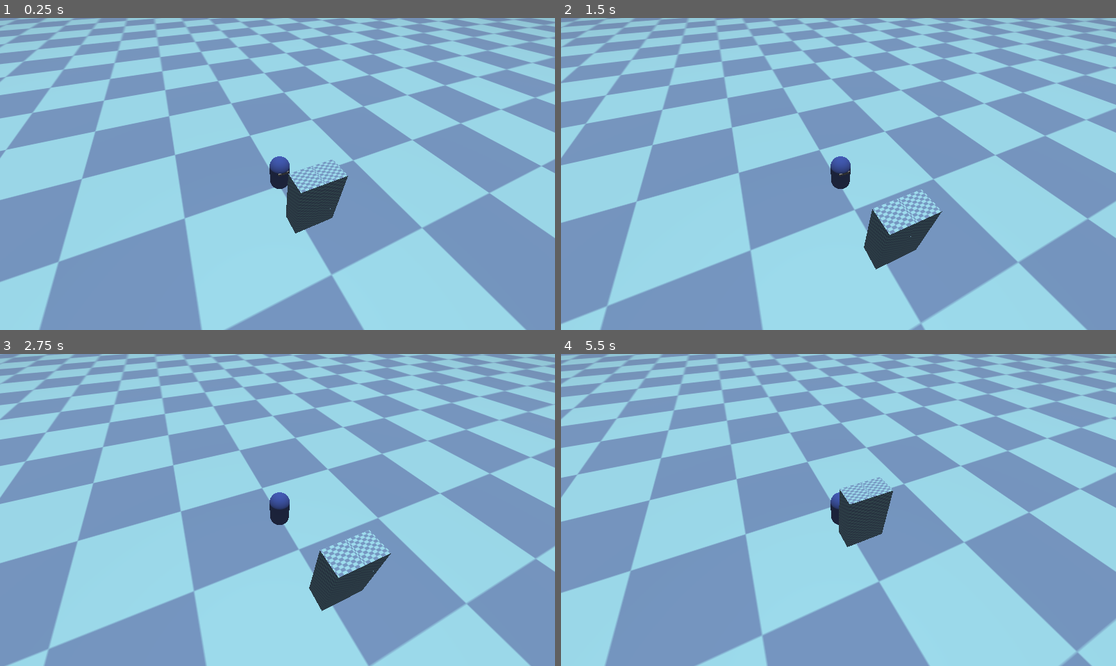
Above: before the commit, frames 1-4 (two rows, left to right).
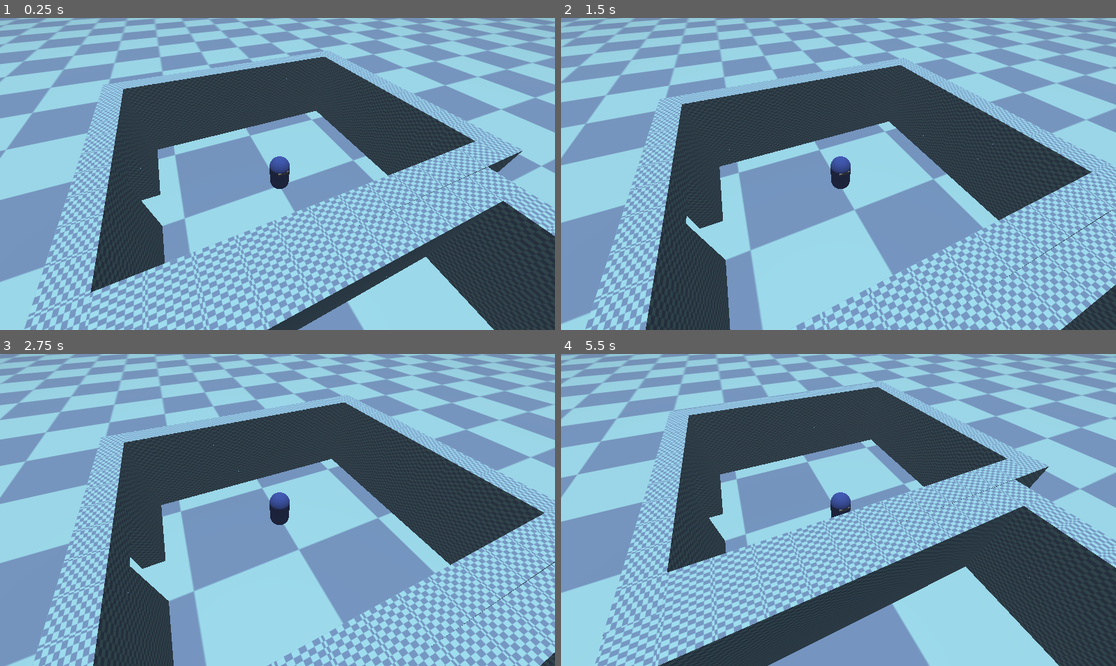
Above: after the commit, the same moments.

Repository: vitorreao/crypt_raider
Game: Godot game, scene res://levels/controller_test.tscn
The game is run twice, just before and just after one commit, with the same random seed, the same clock (stepped at 60 frames per second) and the same inputs.
Inputs:
- Up to frame 1 (0.25 s): no input
- Up to frame 2 (1.5 s): tap Enter at 0.5 s; hold W (move_forwards) 0.53-1.28 s; tap A (look_left) at 0.6 s; hold S (move_backwards) from 1.28 s (still down); tap D (look_right) at 1.35 s
- Up to frame 3 (2.75 s): release S (move_backwards) at 2.03 s; hold W (move_forwards) from 2.03 s (still down); tap A (look_left) at 2.1 s
- Up to frame 4 (5.5 s): tap D (look_right) at 2.85, 4.35 s; release W (move_forwards) at 3.53 s; hold S (move_backwards) from 3.53 s (still down); tap A (look_left) at 3.6, 5.1 s

The runs differ from the first frame. In frame 1, 41% of the frame differs, in the area x 4-100%, y 10-100%; in frame 2, 37%; in frame 3, 35%; in frame 4, 42%, in the area x 6-100%, y 8-100%.

Commit message:
Created rooms from the boxes

Diff:
--- a/levels/controller_test.tscn
+++ b/levels/controller_test.tscn
@@ -3,7 +3,7 @@
 [ext_resource type="Texture2D" uid="uid://bhmeocu52jcmy" path="res://levels/test_ground_texture.png" id="1_swwbl"]
 [ext_resource type="PackedScene" uid="uid://dgdfsjb8uv61v" path="res://controller/player.tscn" id="2_kmocb"]
 [ext_resource type="PackedScene" uid="uid://niux5yodwx27" path="res://enemy/enemy.tscn" id="3_cuek1"]
-[ext_resource type="PackedScene" uid="uid://wcr1vkivbmk" path="res://props/test/box.tscn" id="4_actj2"]
+[ext_resource type="PackedScene" uid="uid://c5egqrrj6a5mk" path="res://props/test/room.tscn" id="5_ngfjf"]
 [ext_resource type="Script" path="res://controller/camera.gd" id="5_w4vcb"]
 
 [sub_resource type="StandardMaterial3D" id="StandardMaterial3D_5hxbr"]
@@ -49,24 +49,11 @@
 transform = Transform3D(-0.859522, 0, -0.511098, 0, 1, 0, 0.511098, 0, -0.859522, 0, 0, -12.4089)
 player = NodePath("../Player")
 
-[node name="Box" parent="." instance=ExtResource("4_actj2")]
-transform = Transform3D(1, 0, 0, 0, 1, 0, 0, 0, 1, 0, 0, -2.36069)
-
-[node name="Box4" parent="." instance=ExtResource("4_actj2")]
-transform = Transform3D(1, 0, 0, 0, 1, 0, 0, 0, 1, -1, 0, -2.361)
-
-[node name="Box5" parent="." instance=ExtResource("4_actj2")]
-transform = Transform3D(1, 0, 0, 0, 1, 0, 0, 0, 1, -1, 1, -2.361)
-
-[node name="Box6" parent="." instance=ExtResource("4_actj2")]
-transform = Transform3D(1, 0, 0, 0, 1, 0, 0, 0, 1, -1, 2, -2.361)
-
-[node name="Box2" parent="." instance=ExtResource("4_actj2")]
-transform = Transform3D(1, 0, 0, 0, 1, 0, 0, 0, 1, 0, 1, -2.361)
-
-[node name="Box3" parent="." instance=ExtResource("4_actj2")]
-transform = Transform3D(1, 0, 0, 0, 1, 0, 0, 0, 1, 0, 2, -2.361)
-
 [node name="Camera3D" type="Camera3D" parent="." node_paths=PackedStringArray("target")]
 script = ExtResource("5_w4vcb")
 target = NodePath("../Player")
+
+[node name="Room" parent="." instance=ExtResource("5_ngfjf")]
+
+[node name="Room2" parent="." instance=ExtResource("5_ngfjf")]
+transform = Transform3D(0.00246091, 0, 0.999997, 0, 1, 0, -0.999997, 0, 0.00246091, 0, 0, -12)
--- /dev/null
+++ b/props/test/portal.tscn
@@ -0,0 +1,35 @@
+[gd_scene load_steps=2 format=3 uid="uid://bfkxulfoca0bx"]
+
+[ext_resource type="PackedScene" uid="uid://wcr1vkivbmk" path="res://props/test/box.tscn" id="1_ous5m"]
+
+[node name="Portal" type="Node3D"]
+
+[node name="Box2" parent="." instance=ExtResource("1_ous5m")]
+transform = Transform3D(1, 0, 0, 0, 1, 0, 0, 0, 1, -1.5, 0, 0)
+
+[node name="Box6" parent="." instance=ExtResource("1_ous5m")]
+transform = Transform3D(1, 0, 0, 0, 1, 0, 0, 0, 1, -1.5, 1, 0)
+
+[node name="Box10" parent="." instance=ExtResource("1_ous5m")]
+transform = Transform3D(1, 0, 0, 0, 1, 0, 0, 0, 1, 1.5, 0, 0)
+
+[node name="Box11" parent="." instance=ExtResource("1_ous5m")]
+transform = Transform3D(1, 0, 0, 0, 1, 0, 0, 0, 1, 1.5, 1, 0)
+
+[node name="Box12" parent="." instance=ExtResource("1_ous5m")]
+transform = Transform3D(1, 0, 0, 0, 1, 0, 0, 0, 1, 1.5, 2, 0)
+
+[node name="Box9" parent="." instance=ExtResource("1_ous5m")]
+transform = Transform3D(1, 0, 0, 0, 1, 0, 0, 0, 1, -1.5, 2, 0)
+
+[node name="Box13" parent="." instance=ExtResource("1_ous5m")]
+transform = Transform3D(1, 0, 0, 0, 1, 0, 0, 0, 1, -0.5, 3, 0)
+
+[node name="Box14" parent="." instance=ExtResource("1_ous5m")]
+transform = Transform3D(1, 0, 0, 0, 1, 0, 0, 0, 1, 0.5, 3, 0)
+
+[node name="Box15" parent="." instance=ExtResource("1_ous5m")]
+transform = Transform3D(1, 0, 0, 0, 1, 0, 0, 0, 1, 1.5, 3, 0)
+
+[node name="Box16" parent="." instance=ExtResource("1_ous5m")]
+transform = Transform3D(1, 0, 0, 0, 1, 0, 0, 0, 1, -1.5, 3, 0)
--- /dev/null
+++ b/props/test/room.tscn
@@ -0,0 +1,42 @@
+[gd_scene load_steps=3 format=3 uid="uid://c5egqrrj6a5mk"]
+
+[ext_resource type="PackedScene" uid="uid://0q54kdhxqvtr" path="res://props/test/wall.tscn" id="1_xknpr"]
+[ext_resource type="PackedScene" uid="uid://bfkxulfoca0bx" path="res://props/test/portal.tscn" id="2_ls0qh"]
+
+[node name="Room" type="Node3D"]
+
+[node name="Wall" parent="." instance=ExtResource("1_xknpr")]
+transform = Transform3D(1, 0, 0, 0, 1, 0, 0, 0, 1, 0, 0, -4.49895)
+
+[node name="Wall3" parent="." instance=ExtResource("1_xknpr")]
+transform = Transform3D(1, 0, 0, 0, 1, 0, 0, 0, 1, -4, 0, -4.499)
+
+[node name="Wall2" parent="." instance=ExtResource("1_xknpr")]
+transform = Transform3D(1, 0, 0, 0, 1, 0, 0, 0, 1, 4, 0, -4.499)
+
+[node name="Wall6" parent="." instance=ExtResource("1_xknpr")]
+transform = Transform3D(1, 0, 0, 0, 1, 0, 0, 0, 1, 0, 0, 6.5)
+
+[node name="Wall7" parent="." instance=ExtResource("1_xknpr")]
+transform = Transform3D(1, 0, 0, 0, 1, 0, 0, 0, 1, -4, 0, 6.5)
+
+[node name="Wall8" parent="." instance=ExtResource("1_xknpr")]
+transform = Transform3D(1, 0, 0, 0, 1, 0, 0, 0, 1, 4, 0, 6.5)
+
+[node name="Wall4" parent="." instance=ExtResource("1_xknpr")]
+transform = Transform3D(-4.37114e-08, 0, -1, 0, 1, 0, 1, 0, -4.37114e-08, 6.5, 0, -3)
+
+[node name="Wall5" parent="." instance=ExtResource("1_xknpr")]
+transform = Transform3D(-4.37114e-08, 0, -1, 0, 1, 0, 1, 0, -4.37114e-08, 6.5, 0, 5)
+
+[node name="Wall9" parent="." instance=ExtResource("1_xknpr")]
+transform = Transform3D(-4.37114e-08, 0, -1, 0, 1, 0, 1, 0, -4.37114e-08, -6.5, 0, -3)
+
+[node name="Wall10" parent="." instance=ExtResource("1_xknpr")]
+transform = Transform3D(-4.37114e-08, 0, -1, 0, 1, 0, 1, 0, -4.37114e-08, -6.5, 0, 5)
+
+[node name="Wall11" parent="." instance=ExtResource("1_xknpr")]
+transform = Transform3D(-4.37114e-08, 0, -1, 0, 1, 0, 1, 0, -4.37114e-08, -6.5, 0, 1)
+
+[node name="Portal" parent="." instance=ExtResource("2_ls0qh")]
+transform = Transform3D(-4.37114e-08, 0, -1, 0, 1, 0, 1, 0, -4.37114e-08, 6.5, 0, 1)
--- /dev/null
+++ b/props/test/wall.tscn
@@ -0,0 +1,53 @@
+[gd_scene load_steps=2 format=3 uid="uid://0q54kdhxqvtr"]
+
+[ext_resource type="PackedScene" uid="uid://wcr1vkivbmk" path="res://props/test/box.tscn" id="1_ffnk0"]
+
+[node name="Wall" type="Node3D"]
+
+[node name="Box" parent="." instance=ExtResource("1_ffnk0")]
+transform = Transform3D(1, 0, 0, 0, 1, 0, 0, 0, 1, -0.5, 0, 0)
+
+[node name="Box3" parent="." instance=ExtResource("1_ffnk0")]
+transform = Transform3D(1, 0, 0, 0, 1, 0, 0, 0, 1, 0.5, 0, 0)
+
+[node name="Box2" parent="." instance=ExtResource("1_ffnk0")]
+transform = Transform3D(1, 0, 0, 0, 1, 0, 0, 0, 1, -1.5, 0, 0)
+
+[node name="Box4" parent="." instance=ExtResource("1_ffnk0")]
+transform = Transform3D(1, 0, 0, 0, 1, 0, 0, 0, 1, -0.5, 1, 0)
+
+[node name="Box5" parent="." instance=ExtResource("1_ffnk0")]
+transform = Transform3D(1, 0, 0, 0, 1, 0, 0, 0, 1, 0.5, 1, 0)
+
+[node name="Box6" parent="." instance=ExtResource("1_ffnk0")]
+transform = Transform3D(1, 0, 0, 0, 1, 0, 0, 0, 1, -1.5, 1, 0)
+
+[node name="Box7" parent="." instance=ExtResource("1_ffnk0")]
+transform = Transform3D(1, 0, 0, 0, 1, 0, 0, 0, 1, -0.5, 2, 0)
+
+[node name="Box8" parent="." instance=ExtResource("1_ffnk0")]
+transform = Transform3D(1, 0, 0, 0, 1, 0, 0, 0, 1, 0.5, 2, 0)
+
+[node name="Box10" parent="." instance=ExtResource("1_ffnk0")]
+transform = Transform3D(1, 0, 0, 0, 1, 0, 0, 0, 1, 1.5, 0, 0)
+
+[node name="Box11" parent="." instance=ExtResource("1_ffnk0")]
+transform = Transform3D(1, 0, 0, 0, 1, 0, 0, 0, 1, 1.5, 1, 0)
+
+[node name="Box12" parent="." instance=ExtResource("1_ffnk0")]
+transform = Transform3D(1, 0, 0, 0, 1, 0, 0, 0, 1, 1.5, 2, 0)
+
+[node name="Box9" parent="." instance=ExtResource("1_ffnk0")]
+transform = Transform3D(1, 0, 0, 0, 1, 0, 0, 0, 1, -1.5, 2, 0)
+
+[node name="Box13" parent="." instance=ExtResource("1_ffnk0")]
+transform = Transform3D(1, 0, 0, 0, 1, 0, 0, 0, 1, -0.5, 3, 0)
+
+[node name="Box14" parent="." instance=ExtResource("1_ffnk0")]
+transform = Transform3D(1, 0, 0, 0, 1, 0, 0, 0, 1, 0.5, 3, 0)
+
+[node name="Box15" parent="." instance=ExtResource("1_ffnk0")]
+transform = Transform3D(1, 0, 0, 0, 1, 0, 0, 0, 1, 1.5, 3, 0)
+
+[node name="Box16" parent="." instance=ExtResource("1_ffnk0")]
+transform = Transform3D(1, 0, 0, 0, 1, 0, 0, 0, 1, -1.5, 3, 0)
